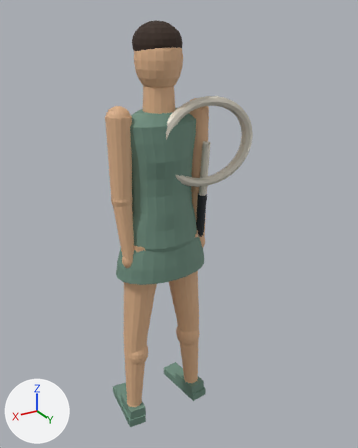
Renders of the Blender file games/tennis/bodies/gwen.blend from each side of a commit.
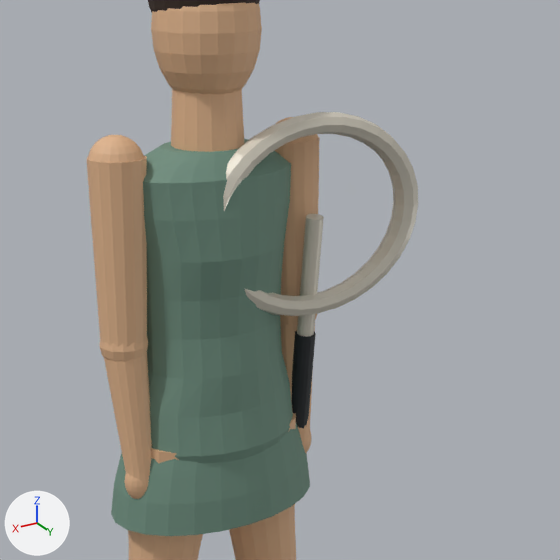
Each version is shown whole from a camera (50 mm lens) standing at (0.901, 1.646, 1.749) and looking at (-0.11, -0.04, 0.906), then close up on the part from 19% to 88% of the width and 10% to 66% of the height. The axes (+X, +Y, +Z) are drawn at lower left. The lights are the same throughout. The last two pictures show the newer version.

Objects in the first close-up: 'gwen'.
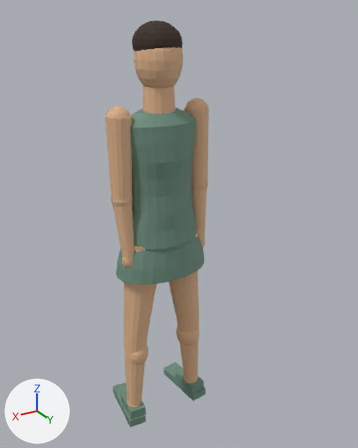
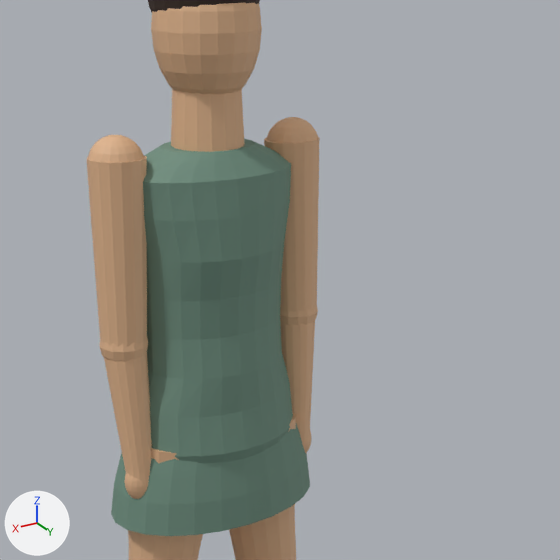
Pixel boxes [x1, y1, x2, y2] of what changed, in the close-ups (560 x 560 px):
'gwen', reshaped
    before: [87, 0, 418, 560]
    after: [87, 0, 320, 560]
part 1 of me_sphere, deleted (pale yellow)
    before: [223, 112, 418, 316]
part 2 of me_sphere, deleted (black)
    before: [292, 331, 316, 429]
part 3 of me_sphere, deleted (pale yellow)
    before: [297, 214, 324, 337]

Edits to the bpy script that builds the scene:
```text
Change me_sphere:
    used by ob_gwen; location = (0.0, 0.0, 1.591)
    remove me_sphere.from_pydata(...)  # 3652 vertices, 3592 faces; spans x -0.38..0.21, y -0.19..0.13, z -1.59..0.13
    add me_sphere.from_pydata(...)  # 3332 vertices, 3300 faces; spans x -0.21..0.21, y -0.19..0.13, z -1.59..0.13
    me_sphere part 1: the loose piece of 256 vertices spanning x -0.38..0.06, y 0.06..0.1, z -0.49..-0.13 is deleted
    me_sphere part 2: the loose piece of 32 vertices spanning x -0.18..-0.15, y 0.02..0.08, z -0.75..-0.53 is deleted
    me_sphere part 3: the loose piece of 32 vertices spanning x -0.18..-0.15, y 0.04..0.09, z -0.53..-0.31 is deleted
    remove me_sphere.materials.append(mat_grip)  # black #22262a
    remove me_sphere.materials.append(mat_racquet)  # pale yellow #d9d3c4
```
